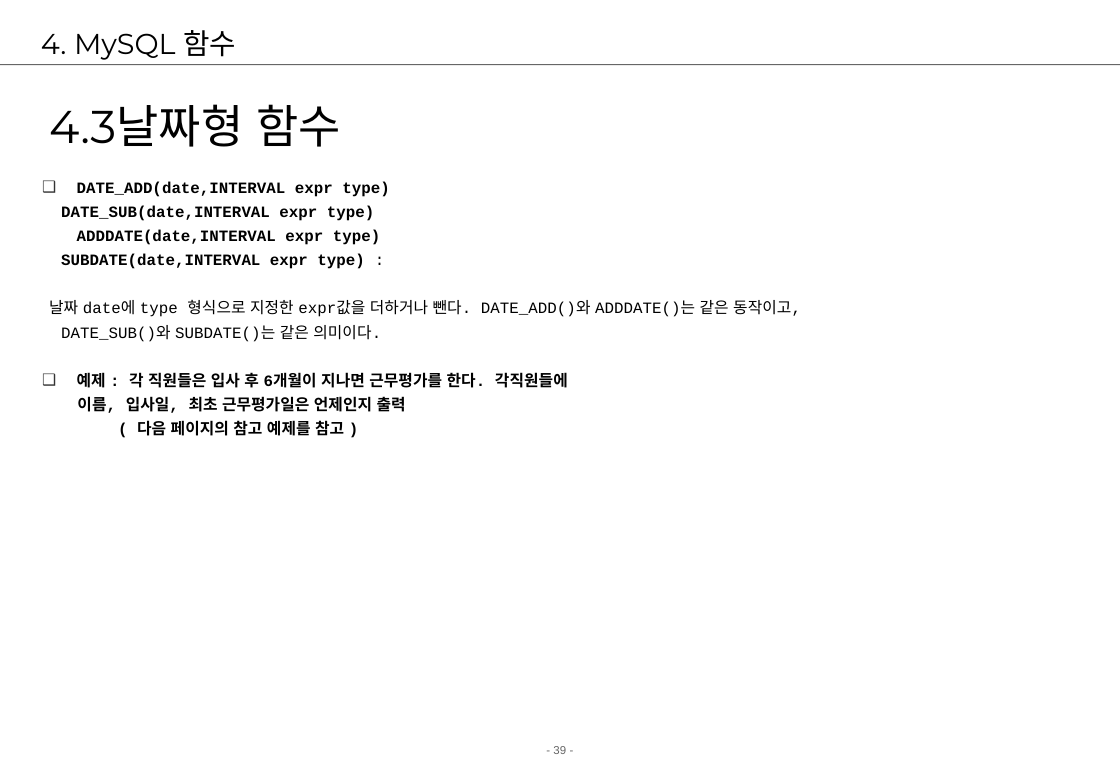
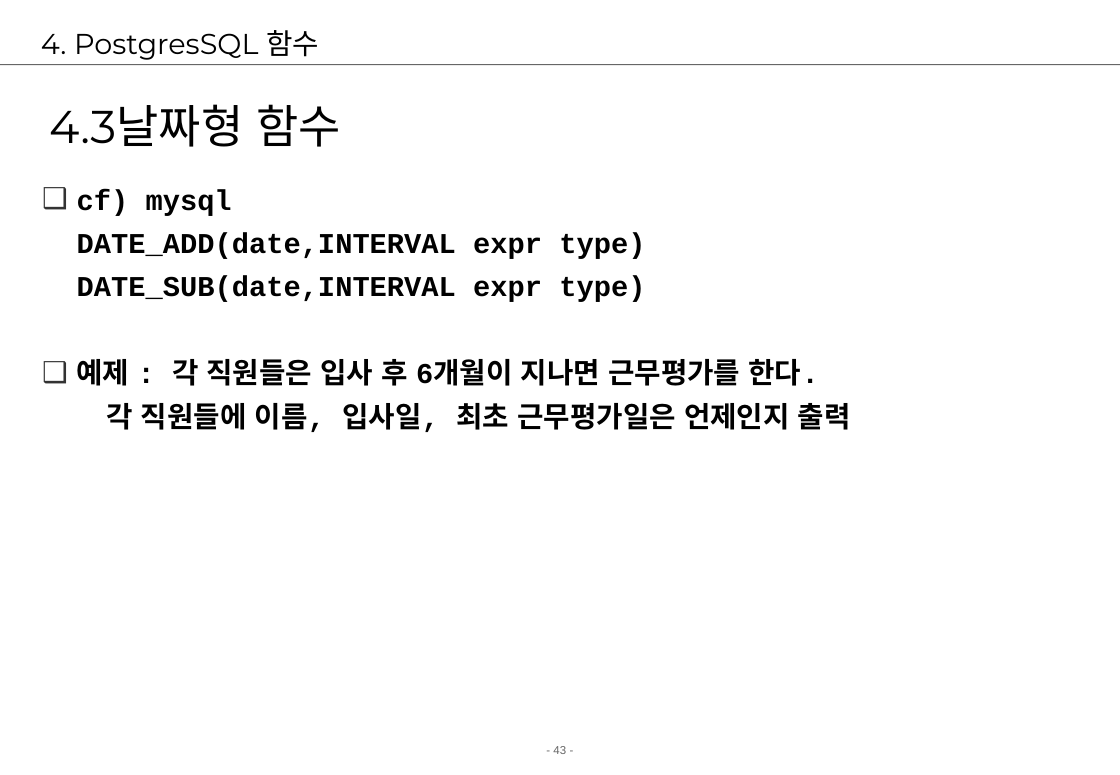
Before and after one commit to jungeunlee95/cafe24-TIL, a slide deck: slide 43 of 2 강의자료/02.강의/5. postgresql/postgresql2-검색.ppt (slide 39 before the commit). Drawn at 1120x775 pixels with LibreOffice and Linux fonts; fonts in the diff are those of the drawing; background and template pictures are left out. Boxes give left, top, right and bottom in pixels: in the first picture for what was removed or moved away, otherwise in the second. Text is boxed around its words. In the diff, an @@ line names an element or a change of style, - is before the commit and + after.

Commit message:
postgresql

```diff
--- a/2 강의자료/02.강의/5. postgresql/postgresql2-검색.ppt
+++ b/2 강의자료/02.강의/5. postgresql/postgresql2-검색.ppt
@@ title at bbox=[41, 30, 319, 60]: text changed @@
-4. MySQL 함수
+4. PostgresSQL 함수
@@ text at bbox=[77, 189, 232, 216]: paragraph added @@
+❑ cf) mysql
@@ text at bbox=[77, 233, 645, 302]: size 11 to 20 pt in "DATE_ADD(date,INTERVAL expr type)", "DATE_SUB(date,INTERVAL expr type)"; bullet ❑ to none; line spacing 0.8 to 1 @@
@@ text at bbox=[77, 359, 851, 432]: text changed; size 11 to 20 pt @@
-ADDDATE(date,INTERVAL expr type)
-SUBDATE(date,INTERVAL expr type) :
-날짜 date에 type 형식으로 지정한 expr값을 더하거나 뺀다. DATE_ADD()와 ADDDATE()는 같은 동작이고,
-DATE_SUB()와 SUBDATE()는 같은 의미이다.
-❑ 예제 : 각 직원들은 입사 후 6개월이 지나면 근무평가를 한다. 각직원들에
-이름, 입사일, 최초 근무평가일은 언제인지 출력
-( 다음 페이지의 참고 예제를 참고 )
+❑ 예제 : 각 직원들은 입사 후 6개월이 지나면 근무평가를 한다.
+각 직원들에 이름, 입사일, 최초 근무평가일은 언제인지 출력
@@ page number at bbox=[553, 746, 566, 754]: text changed @@
-- 39 -
+- 43 -
```
Also in this commit, not shown: 44 other slides changed, 4 slides added, 1 slide removed, 27 other files.
